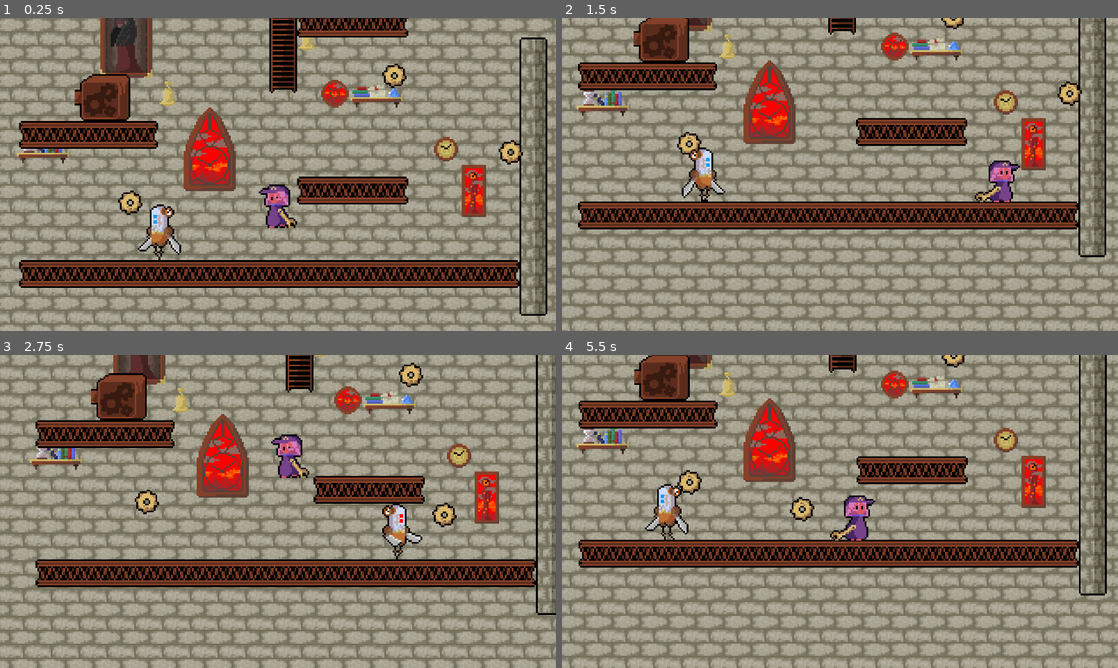
Above: before the commit, frames 1-4 (two rows, left to right).
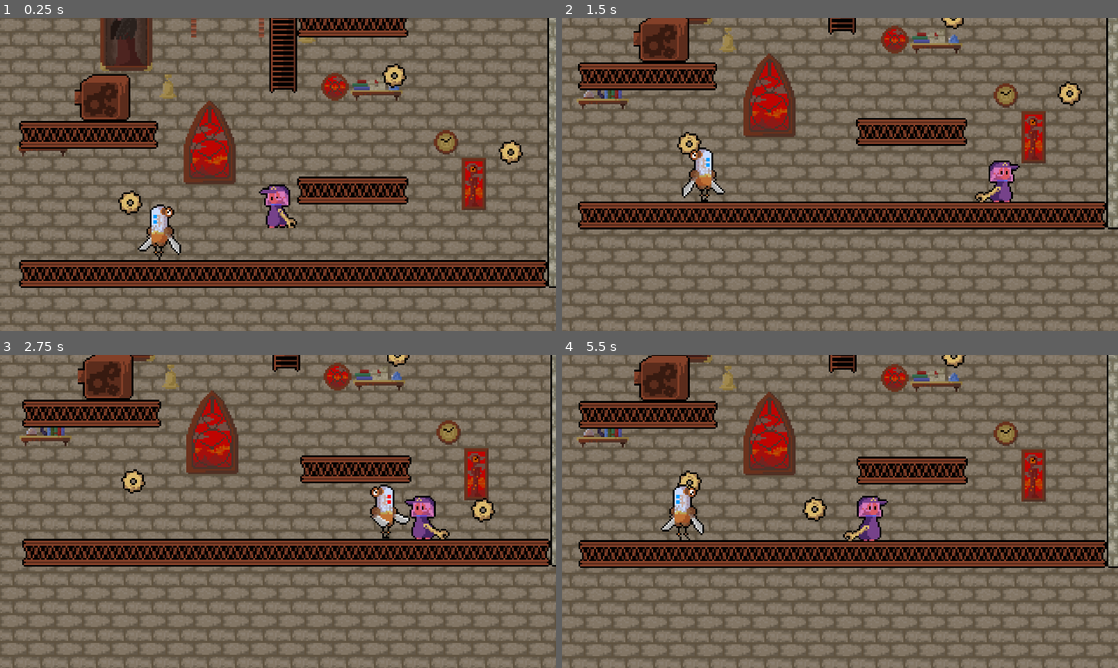
Above: after the commit, the same moments.

Repository: KingKiwiThe5th/Countdown
Game: Godot game, scene res://Scenes/main.tscn
The game is run twice, just before and just after one commit, with the same random seed, the same clock (stepped at 60 frames per second) and the same inputs.
Inputs:
- Up to frame 1 (0.25 s): no input
- Up to frame 2 (1.5 s): hold W (climb) 0.53-1.28 s; hold D (right) from 0.53 s (still down); tap Space (jump) at 0.77 s; tap E (select) at 1.35 s
- Up to frame 3 (2.75 s): tap Space (jump) at 1.52 s; release D (right) at 2.03 s; hold A (left) from 2.03 s (still down); hold W (climb) from 2.03 s (still down)
- Up to frame 4 (5.5 s): release A (left) at 2.78 s; release W (climb) at 2.78 s; hold D (right) 2.78-4.28 s; tap E (select) at 2.85, 4.35 s; tap Space (jump) at 3.02, 3.77, 4.52 s; hold W (climb) 3.53-4.28 s; hold A (left) 4.28-5.03 s; hold D (right) from 5.03 s (still down); hold W (climb) from 5.03 s (still down)

The runs differ from the first frame. In frame 1, 78% of the frame differs, in the area x 0-100%, y 0-100%; in frame 2, 82%; in frame 3, 77%; in frame 4, 83%.

Commit message:
finished start screen, backgorund changes

Diff:
--- a/Scenes/control.tscn
+++ b/Scenes/control.tscn
@@ -2,14 +2,13 @@
 
 [ext_resource type="Texture2D" uid="uid://c0wu1p3y3u61a" path="res://Assets/startArt.jpg" id="1_cgmvo"]
 [ext_resource type="FontFile" uid="uid://b20ymth1saaq7" path="res://Assets/fonts/alagard.ttf" id="2_vh8u0"]
+[ext_resource type="Theme" uid="uid://b3l4h3hksieag" path="res://themes/menus_theme.tres" id="3_vh8u0"]
 
 [sub_resource type="LabelSettings" id="LabelSettings_wpaqk"]
 font = ExtResource("2_vh8u0")
 font_color = Color(0.77, 0.59752, 0.3388, 1)
 outline_size = 3
 outline_color = Color(0, 0, 0, 1)
-
-[sub_resource type="Theme" id="Theme_btyrf"]
 
 [node name="Control" type="Control"]
 layout_mode = 3
@@ -28,18 +27,21 @@
 
 [node name="Label" type="Label" parent="."]
 layout_mode = 2
-offset_right = 122.0
-offset_bottom = 15.0
+offset_left = 10.0
+offset_top = 7.0
+offset_right = 132.0
+offset_bottom = 22.0
 scale = Vector2(1.7, 1.7)
 text = "Game Name Here"
 label_settings = SubResource("LabelSettings_wpaqk")
 
 [node name="Button" type="Button" parent="."]
 layout_mode = 2
-offset_top = 83.0
-offset_right = 122.0
-offset_bottom = 106.0
+offset_left = 10.0
+offset_top = 44.0
+offset_right = 132.0
+offset_bottom = 67.0
 grow_vertical = 2
-theme = SubResource("Theme_btyrf")
+theme = ExtResource("3_vh8u0")
 theme_override_fonts/font = ExtResource("2_vh8u0")
 text = "Start Climb"
--- a/Scenes/main.tscn
+++ b/Scenes/main.tscn
@@ -6,6 +6,7 @@
 [ext_resource type="Texture2D" uid="uid://2aa0y4f4pjw3" path="res://Assets/scaffold.png" id="2_jjvhh"]
 [ext_resource type="Texture2D" uid="uid://buj75cta8x4eu" path="res://Assets/background_assets/backgroundBricks.png" id="3_6bp64"]
 [ext_resource type="PackedScene" uid="uid://bx65f3a1luu0f" path="res://Scenes/gear.tscn" id="4_jjvhh"]
+[ext_resource type="Texture2D" uid="uid://crgofdqjb4hpq" path="res://Assets/LiftTracks1.png" id="5_fdnlq"]
 [ext_resource type="PackedScene" uid="uid://cnju0k7dcg5o0" path="res://Scenes/ladder.tscn" id="5_kry3j"]
 [ext_resource type="PackedScene" uid="uid://c7vy06vv3n7ke" path="res://Scenes/slasher.tscn" id="6_21xkr"]
 [ext_resource type="PackedScene" uid="uid://c61tyqnqt7f0w" path="res://Scenes/gearbox.tscn" id="8_344ge"]
@@ -71,6 +72,11 @@
 texture = ExtResource("3_6bp64")
 0:0/0 = 0
 
+[sub_resource type="TileSetAtlasSource" id="TileSetAtlasSource_jkdf5"]
+texture = ExtResource("5_fdnlq")
+0:0/0 = 0
+2:0/0 = 0
+
 [sub_resource type="TileSet" id="TileSet_8gbba"]
 physics_layer_0/collision_layer = 3
 physics_layer_0/collision_mask = 3
@@ -78,6 +84,7 @@
 sources/2 = SubResource("TileSetAtlasSource_kry3j")
 sources/3 = SubResource("TileSetAtlasSource_344ge")
 sources/0 = SubResource("TileSetAtlasSource_fdnlq")
+sources/5 = SubResource("TileSetAtlasSource_jkdf5")
 
 [sub_resource type="WorldBoundaryShape2D" id="WorldBoundaryShape2D_jjvhh"]
 normal = Vector2(0, 1)
@@ -126,7 +133,7 @@
 [node name="TileMap" type="TileMap" parent="."]
 tile_set = SubResource("TileSet_8gbba")
 format = 2
-layer_0/tile_data = PackedInt32Array(65533, 65538, 0, 65535, …(133 unchanged characters)… 538, 0, 10, 65538, 0, 11, 65538, 0, 12, 131074, 0, -262149, 2, 0, -262148, 65538, 0, -262147, 65538, 0, -262146, 65538, 0, -262145, 131074, 0, -196603, 2, 0, -196602, 65538, 0, -196601, 65538, 0, -196600, 131074, 0, -589819, 2, 0, -589818, 65538, 0, -589817, 65538, 0, -589816, 131074, 0, 65534, 65538, 0, 65531, 2, 0, 65532, 65538, 0, 13, 0, 1, -65523, 0, 1, -131059, 0, 1, -196595, 0, 1, -262131, 0, 1, -327667, 0, 1, -393203, 0, 1, -458739, 0, 1, -524275, 0, 0, 65549, 0, 2)
+layer_0/tile_data = PackedInt32Array(65533, 65538, 0, 65535, …(133 unchanged characters)… 538, 0, 10, 65538, 0, 11, 65538, 0, 12, 65538, 0, -262149, 2, 0, -262148, 65538, 0, -262147, 65538, 0, -262146, 65538, 0, -262145, 131074, 0, -196603, 2, 0, -196602, 65538, 0, -196601, 65538, 0, -196600, 131074, 0, -589819, 2, 0, -589818, 65538, 0, -589817, 65538, 0, -589816, 131074, 0, 65534, 65538, 0, 65531, 2, 0, 65532, 65538, 0, -589823, 5, 0, -589821, 131077, 0, -655359, 5, 0, -655357, 131077, 0, -720895, 5, 0, -720893, 131077, 0, -786431, 5, 0, -786429, 131077, 0, -851967, 5, 0, -851965, 131077, 0, -655346, 0, 0, -589810, 0, 1, -524274, 0, 1, -458738, 0, 1, -393202, 0, 1, -327666, 0, 1, -262130, 0, 1, -196594, 0, 1, -131058, 0, 1, -65522, 0, 1, 14, 0, 2, 13, 131074, 0)
 layer_1/name = "background"
 layer_1/z_index = -20
 
@@ -171,27 +178,41 @@
 direction = 1
 corresponding_lift_id = 1
 
-[node name="Parallax2D" type="Parallax2D" parent="."]
+[node name="Lift" parent="." instance=ExtResource("11_d1ilt")]
+position = Vector2(40, -201)
+target = Vector2(40, -143)
+time = 2.0
+lift_id = 1
+
+[node name="Background" type="Node" parent="."]
+
+[node name="Parallax2D" type="Parallax2D" parent="Background"]
 z_index = -1
 scroll_scale = Vector2(0.8, 0.8)
 repeat_size = Vector2(320, 192)
 repeat_times = 3
 
-[node name="Sprite2D" type="Sprite2D" parent="Parallax2D"]
-z_index = -2
+[node name="Sprite2D" type="Sprite2D" parent="Background/Parallax2D"]
+z_index = -3
+z_as_relative = false
 texture = ExtResource("9_ynf5e")
 
-[node name="Parallax2D2" type="Parallax2D" parent="."]
+[node name="ColorRect" type="ColorRect" parent="Background/Parallax2D"]
+z_index = -1
+z_as_relative = false
+offset_left = -99.0
+offset_top = -158.0
+offset_right = 221.0
+offset_bottom = 34.0
+color = Color(0.174367, 0.0559882, 0.00996616, 0.301961)
+
+[node name="Parallax2D2" type="Parallax2D" parent="Background"]
 scroll_scale = Vector2(0.8, 0.8)
 scroll_offset = Vector2(0, 4)
 
-[node name="TileMapLayer" type="TileMapLayer" parent="Parallax2D2"]
-z_index = -1
+[node name="TileMapLayer" type="TileMapLayer" parent="Background/Parallax2D2"]
+z_index = -2
+z_as_relative = false
+position = Vector2(0, -4)
 tile_map_data = PackedByteArray("AAACAPz/AQAAAAAAAAACAP3/AQAAAAEAAAACAP7/AQAAAAIAAAADAPz/AQABAAAAAAADAP3/AQABAAEAAAADAP …(272 unchanged characters)…
 tile_set = SubResource("TileSet_6iyac")
-
-[node name="Lift" parent="." instance=ExtResource("11_d1ilt")]
-position = Vector2(29, -201)
-target = Vector2(29, -143)
-time = 2.0
-lift_id = 1
--- a/themes/menus_theme.tres
+++ b/themes/menus_theme.tres
@@ -1,6 +1,15 @@
-[gd_resource type="Theme" load_steps=2 format=3 uid="uid://b3l4h3hksieag"]
+[gd_resource type="Theme" load_steps=4 format=3 uid="uid://b3l4h3hksieag"]
 
 [ext_resource type="FontFile" uid="uid://b20ymth1saaq7" path="res://Assets/fonts/alagard.ttf" id="1_x2h2x"]
+[ext_resource type="Texture2D" uid="uid://b01y85icc21xg" path="res://Assets/buttonTexture.png" id="1_x741n"]
+
+[sub_resource type="StyleBoxTexture" id="StyleBoxTexture_ukpce"]
+texture = ExtResource("1_x741n")
+texture_margin_left = 4.0
+texture_margin_top = 4.0
+texture_margin_right = 4.0
+texture_margin_bottom = 4.0
 
 [resource]
 default_font = ExtResource("1_x2h2x")
+Button/styles/normal = SubResource("StyleBoxTexture_ukpce")
Binary file added: Assets/LiftTracks1.png
Not shown, added: Assets/LiftTracks1.png.import
Not shown: 1 places in Scenes/gear.tscn that only renumber resources
Not shown: 1 places in Scenes/main.tscn that only renumber resources
